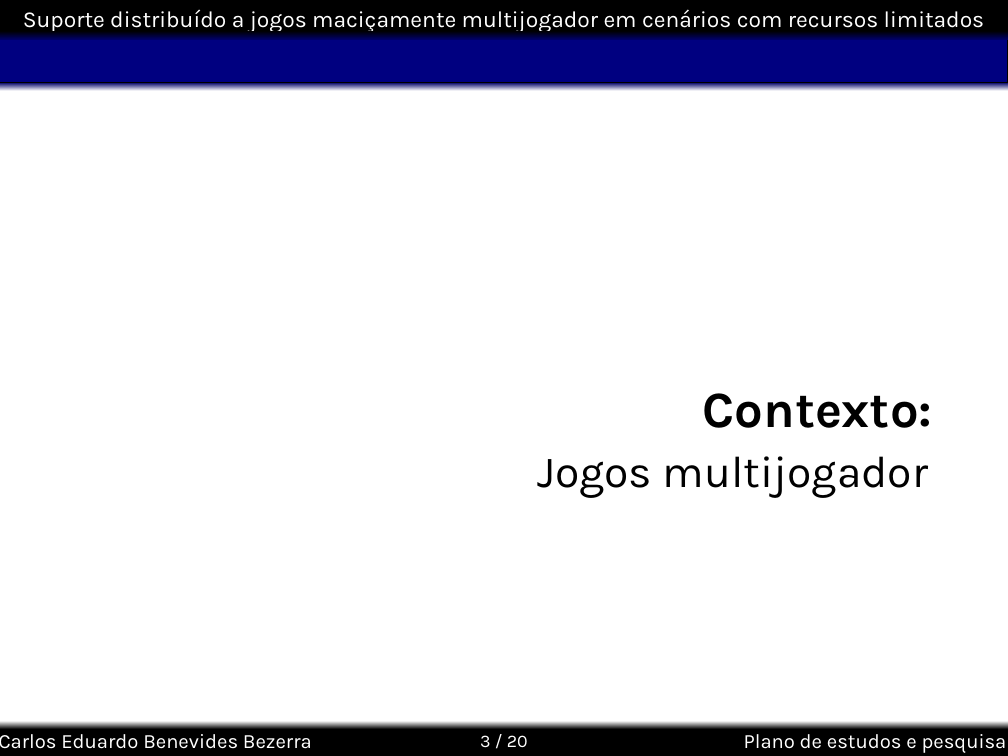
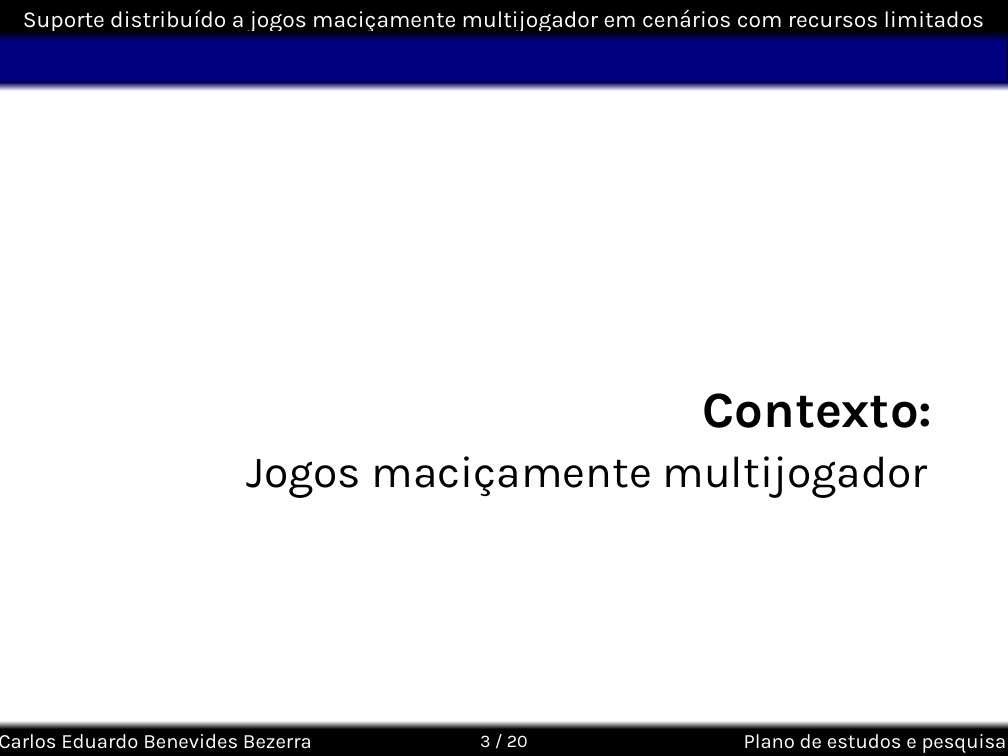
Before and after one commit to kdubezerra/kdubezerra, a slide deck: slide 3 of textos/semac/Semac_Defesa.ppt. Drawn at 1008x756 pixels with LibreOffice and Linux fonts; fonts in the diff are those of the drawing; background and template pictures are left out. Boxes give left, top, right and bottom in pixels: in the first picture for what was removed or moved away, otherwise in the second. Text is boxed around its words. In the diff, an @@ line names an element or a change of style, - is before the commit and + after.

```diff
--- a/textos/semac/Semac_Defesa.ppt
+++ b/textos/semac/Semac_Defesa.ppt
@@ subtitle at (246,456,927,498): text changed @@
-Jogos multijogador
+Jogos maciçamente multijogador
```
Also in this commit, not shown: 8 other slides changed, 3 slides added, 1 slide removed.
